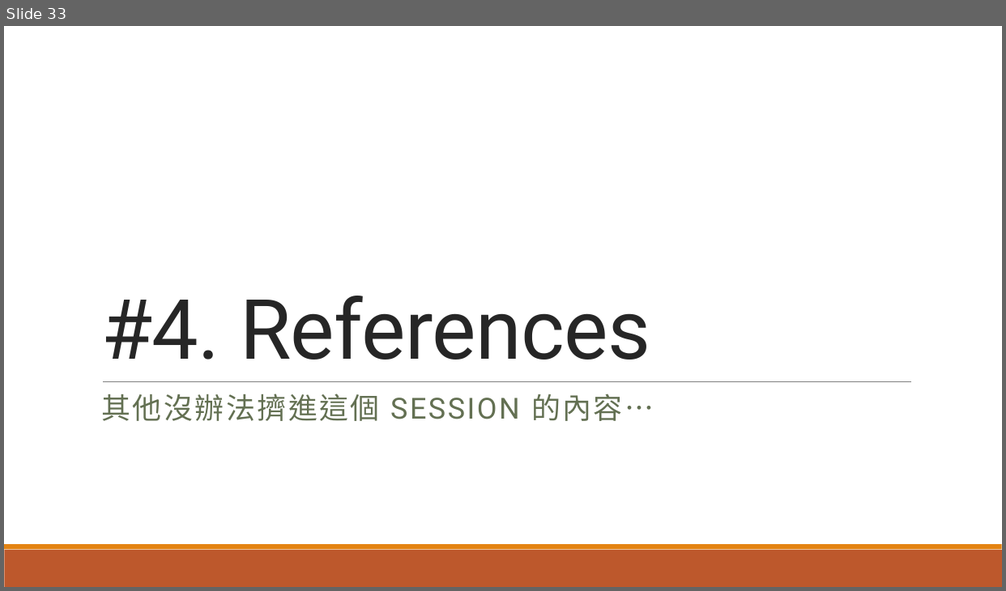
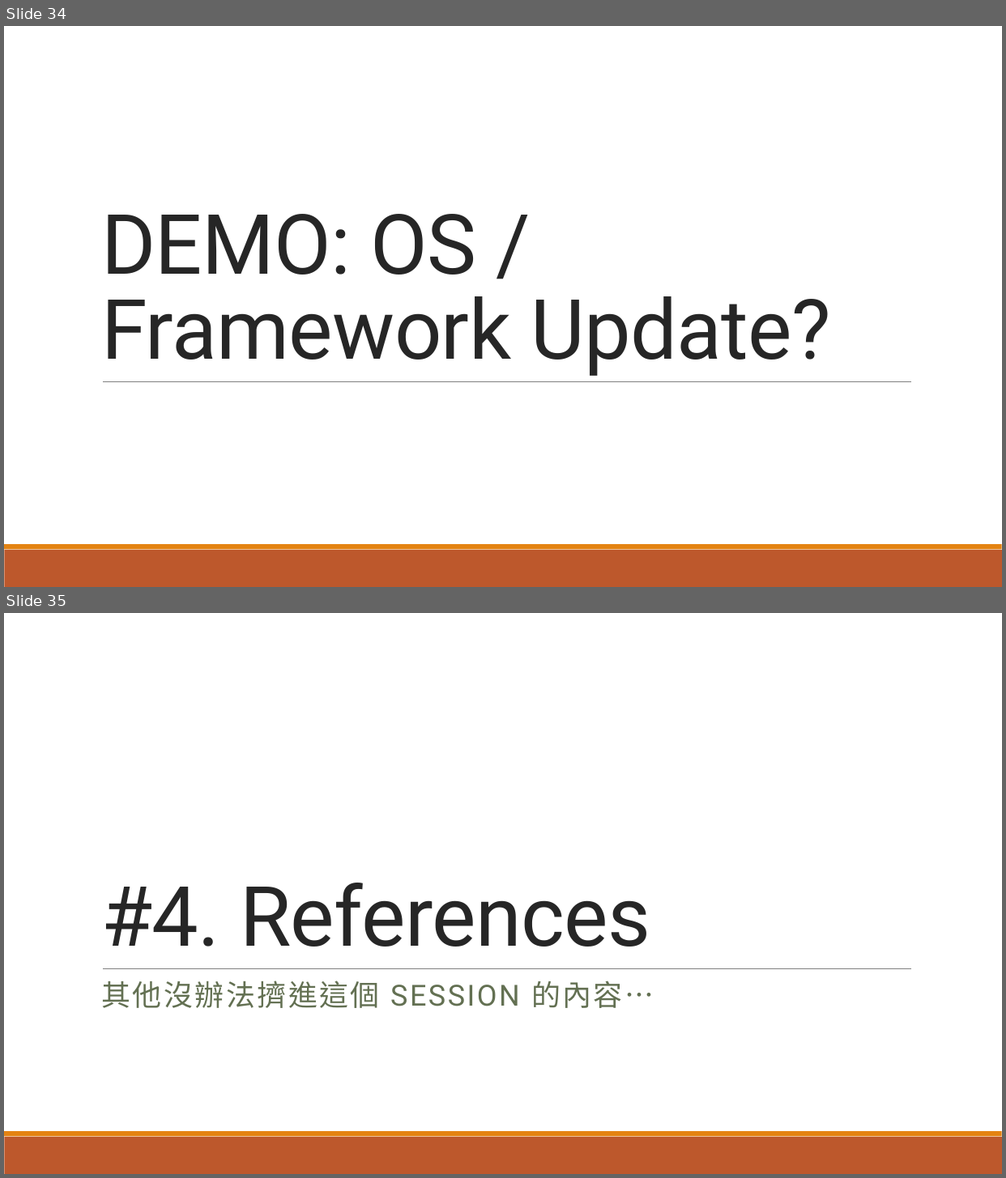
Before and after one commit to andrew0928/Meetup, a slide deck: 20170916.ContainerDrivenDevelop/slides.pptx. Shown one above the other, each under a label of ours: slide 33 before the commit, slides 34 and 35 after it. The pictures are 1006x591 and 1006x1178 pixels, drawn with LibreOffice and Linux fonts; fonts in the diff are those of the drawing. Boxes give left, top, right and bottom in pixels: in the first picture for what was removed or moved away, otherwise in the second. Text is boxed around its words. In the diff, an @@ line names an element or a change of style, - is before the commit and + after.

```diff
--- a/20170916.ContainerDrivenDevelop/slides.pptx
+++ b/20170916.ContainerDrivenDevelop/slides.pptx
@@ slide 34 added at bbox=[4, 26, 1002, 587], background #FFFFFF; not listed: 3 template elements that a slide beside it also shows @@
@@ title added at bbox=[101, 214, 831, 376], 80 pt, text #262626 @@
+DEMO: OS / Framework Update?
@@ what was slide 33 is now slide 35 @@
```
Also in this commit, not shown: 11 slides changed, 1 other slide added, 5 slides removed, 2 other files.
